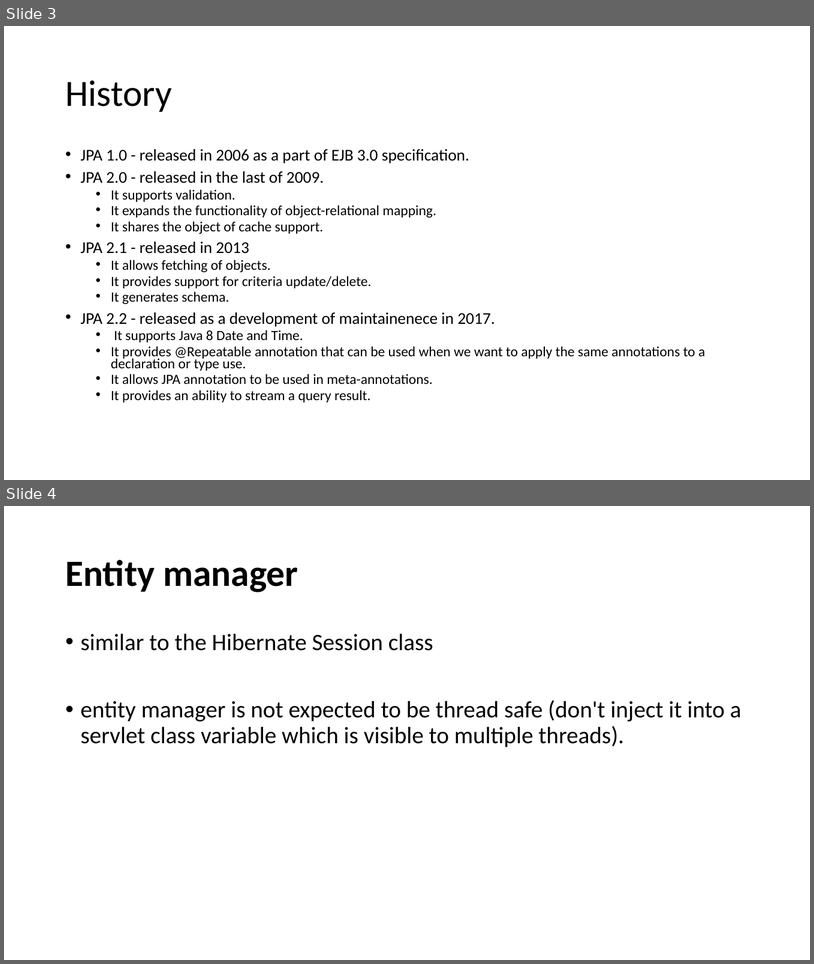
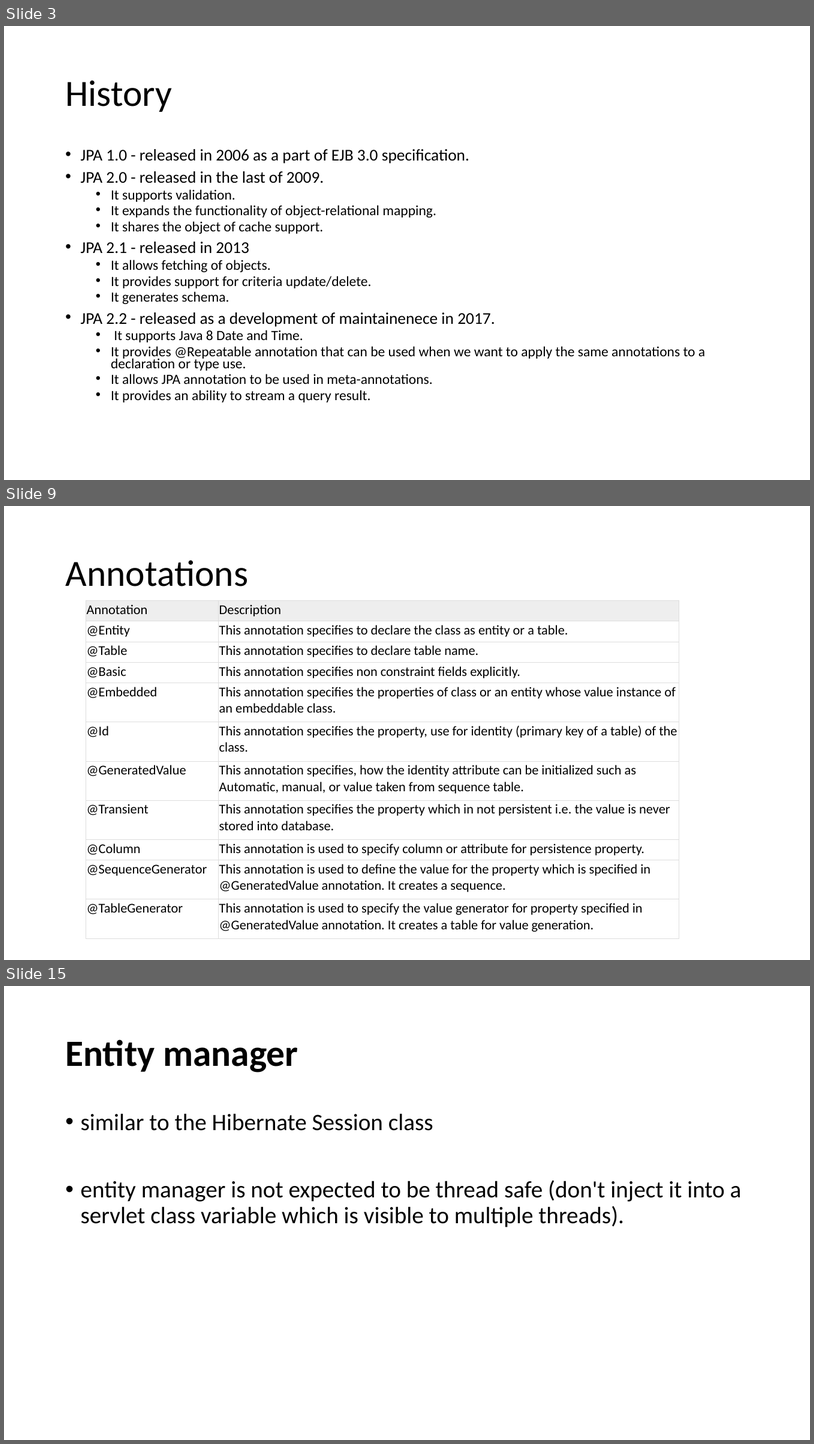
Before and after one commit to lawren43/mytest-repo, a slide deck: test-springmvc/doc/20181018-Spring JPA.pptx. Shown one above the other, each under a label of ours: slides 3 and 4 before the commit, slides 3, 9 and 15 after it; the slides between them are not shown. The pictures are 814x964 and 814x1444 pixels, drawn with LibreOffice and Linux fonts; fonts in the diff are those of the drawing. Boxes give left, top, right and bottom in pixels: in the first picture for what was removed or moved away, otherwise in the second. Text is boxed around its words. In the diff, an @@ line names an element or a change of style, - is before the commit and + after.

```diff
--- a/test-springmvc/doc/20181018-Spring JPA.pptx
+++ b/test-springmvc/doc/20181018-Spring JPA.pptx
@@ slide 9 added at bbox=[4, 506, 810, 960], background #FFFFFF @@
@@ title added at bbox=[65, 560, 248, 586], 44 pt, text #000000 @@
+Annotations
@@ table added at bbox=[86, 600, 679, 938], 11 rows, 2 columns @@
+Annotation | Description
+@Entity | This annotation specifies to declare the class as entity or a table.
+@Table | This annotation specifies to declare table name.
+@Basic | This annotation specifies non constraint fields explicitly.
+@Embedded | This annotation specifies the properties of class or an entity whose value instance of an embeddable class.
+@Id | This annotation specifies the property, use for identity (primary key of a table) of the class.
+@GeneratedValue | This annotation specifies, how the identity attribute can be initialized such as Automatic, manual, or value taken from sequence table.
+@Transient | This annotation specifies the property which in not persistent i.e. the value is never stored into database.
+@Column | This annotation is used to specify column or attribute for persistence property.
+@SequenceGenerator | This annotation is used to define the value for the property which is specified in @GeneratedValue annotation. It creates a sequence.
+@TableGenerator | This annotation is used to specify the value generator for property specified in @GeneratedValue annotation. It creates a table for value generation.
@@ what was slide 4 is now slide 15 @@
```
Also in this commit, not shown: 1 slide changed, 16 other slides added, 3 other files.
